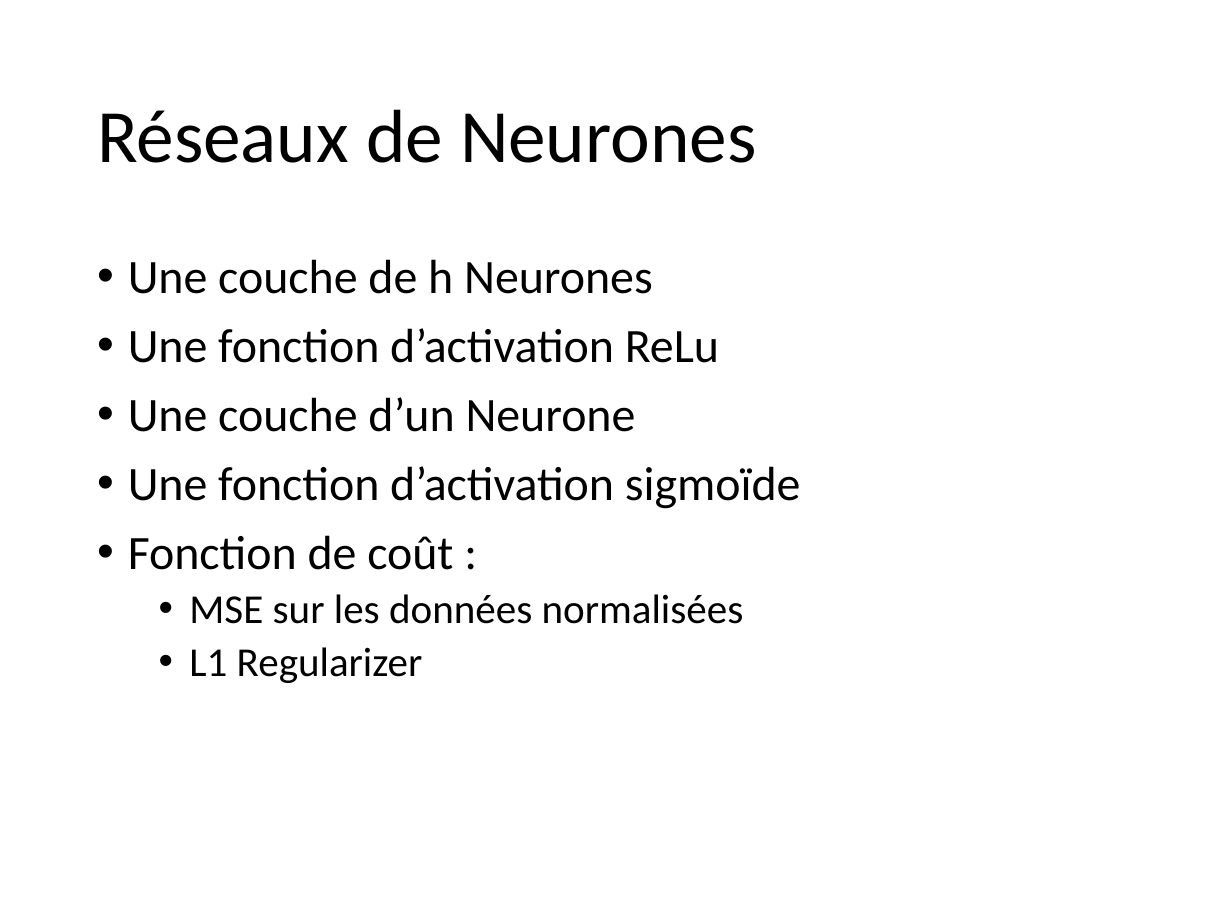
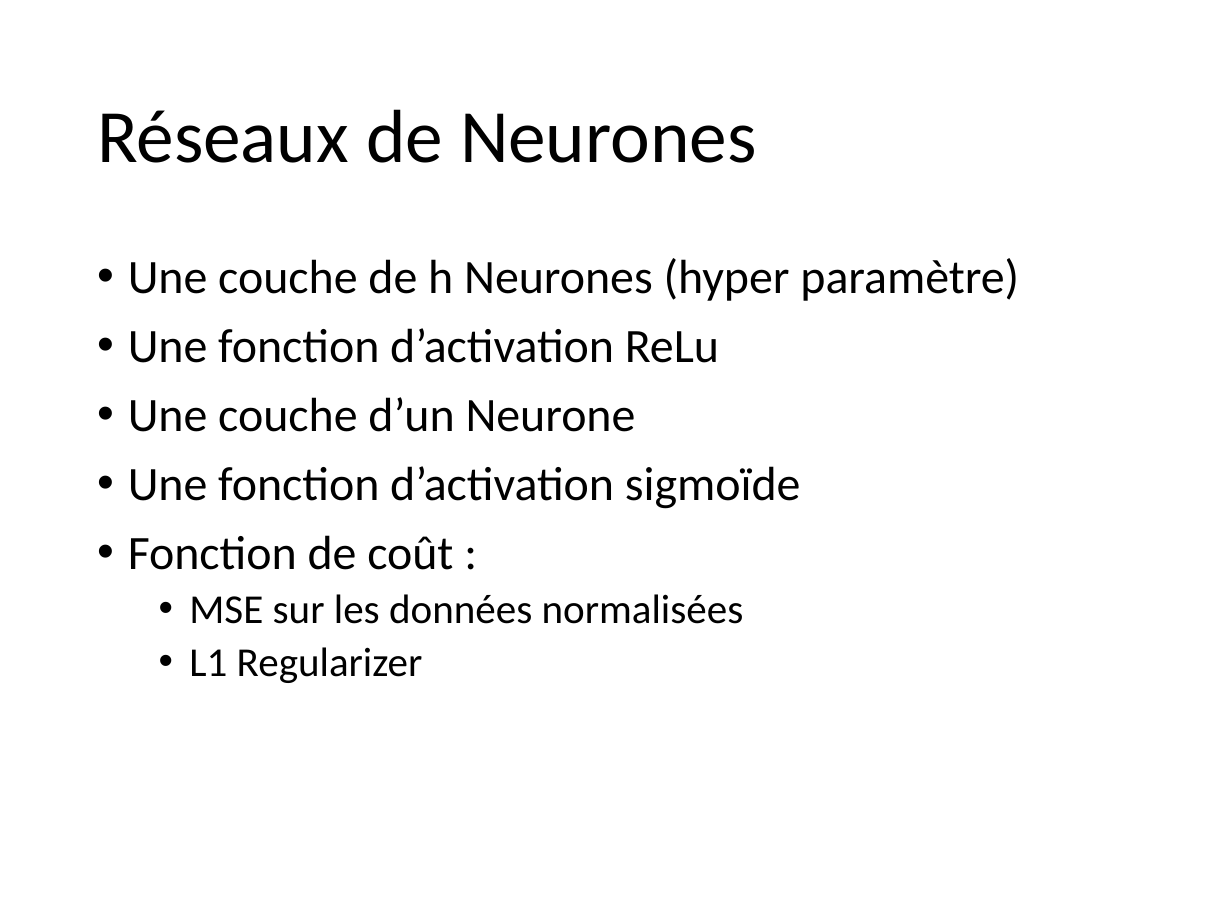
Before and after one commit to staufga0/DM_Project, a slide deck: slide 25 of Data Mining Presentation.pptm. Drawn at 1232x924 pixels with LibreOffice and Linux fonts; fonts in the diff are those of the drawing. Boxes give left, top, right and bottom in pixels: in the first picture for what was removed or moved away, otherwise in the second. Text is boxed around its words. In the diff, an @@ line names an element or a change of style, - is before the commit and + after.

Commit message:
litle update of the presentation

```diff
--- a/Data Mining Presentation.pptm
+++ b/Data Mining Presentation.pptm
@@ text at (128,258,1019,301): text changed @@
-• Une couche de h Neurones
+• Une couche de h Neurones (hyper paramètre)
```
